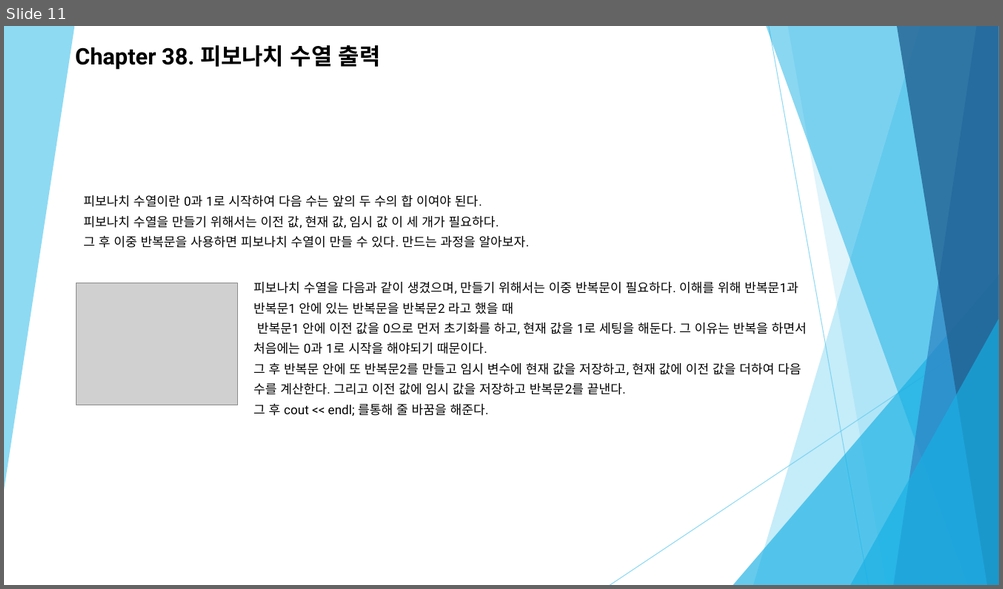
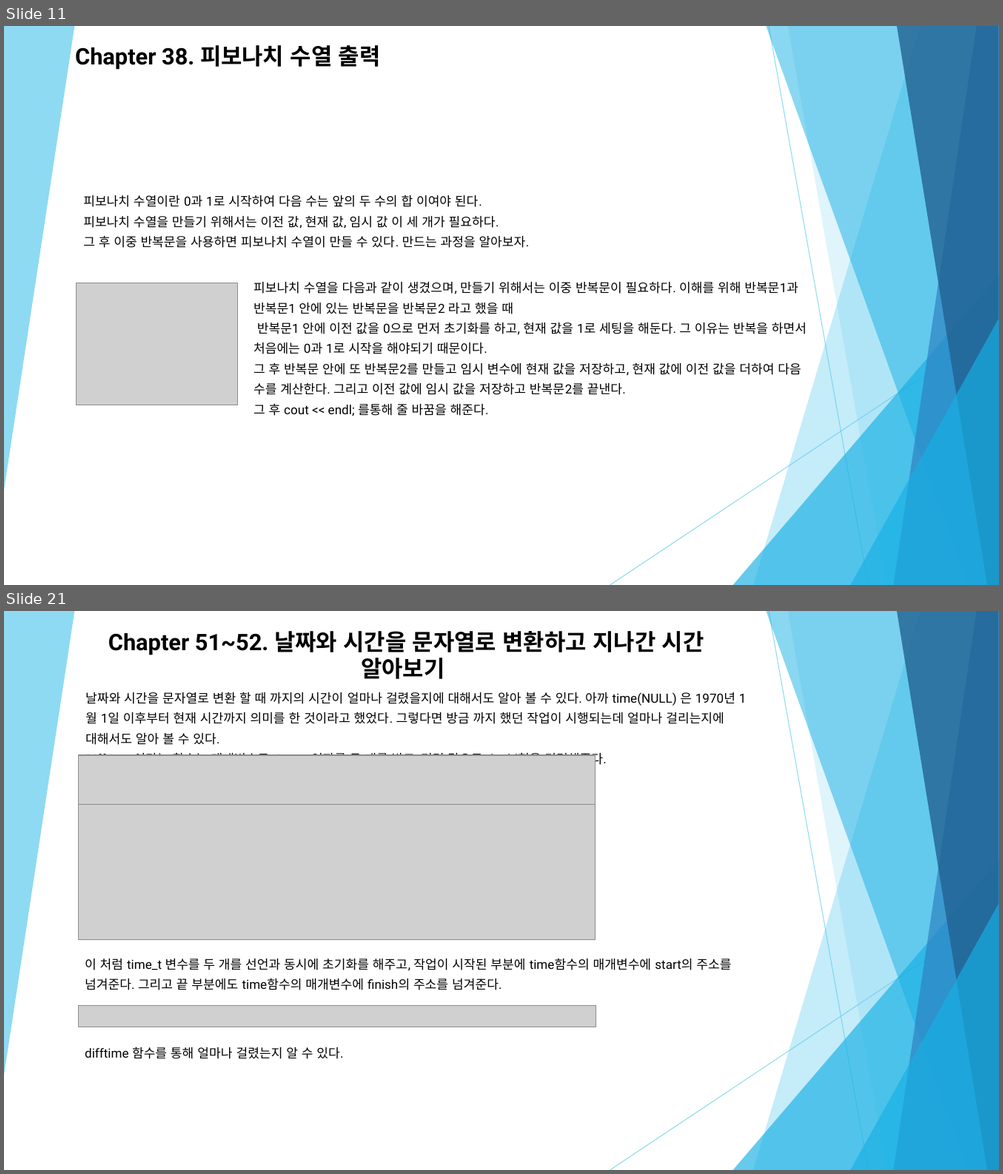
Before and after one commit to Zoselro/C-200, a slide deck: 세미나 자료/C++ 세미나 두 번째(1).pptx. Shown one above the other, each under a label of ours: slide 11 before the commit, slides 11 and 21 after it; the slides between them are not shown. The pictures are 1003x589 and 1003x1174 pixels, drawn with LibreOffice and Linux fonts; fonts in the diff are those of the drawing; grey boxes stand for pictures. Boxes give left, top, right and bottom in pixels: in the first picture for what was removed or moved away, otherwise in the second. Text is boxed around its words. In the diff, an @@ line names an element or a change of style, - is before the commit and + after.

```diff
--- a/세미나 자료/C++ 세미나 두 번째(1).pptx
+++ b/세미나 자료/C++ 세미나 두 번째(1).pptx
@@ slide 21 added at (4,611,999,1170), background #FFFFFF; not listed: 10 template elements that a slide beside it also shows @@
@@ text added at (108,631,704,679), 22 pt, text #000000, bold @@
+Chapter 51~52. 날짜와 시간을 문자열로 변환하고 지나간 시간 알아보기
@@ text added at (85,692,735,756), 12.2 pt, text #000000 @@
+날짜와 시간을 문자열로 변환 할 때 까지의 시간이 얼마나 걸렸을지에 대해서도 알아 볼 수 있다. 아까 time(NULL) 은 1970년 1월 1일 이후부터 현재 시간까지 의미를 한 것이라고 했었다. 그렇다면 방금 까지 했던 작업이 시행되는데 얼마나 걸리는지에 대해서도 알아 볼 수 있다.
+Difftime 이라는 함수는 매개변수로 time_t 인자를 두 개를 받고, 리턴 값으로 doubl형을 리턴해준다.
@@ picture added at (79,755,596,804) @@
@@ picture added at (79,804,596,940) @@
@@ text added at (85,958,731,991), 12.2 pt, text #000000 @@
+이 처럼 time_t 변수를 두 개를 선언과 동시에 초기화를 해주고, 작업이 시작된 부분에 time함수의 매개변수에 start의 주소를 넘겨준다. 그리고 끝 부분에도 time함수의 매개변수에 finish의 주소를 넘겨준다.
@@ picture added at (79,1006,597,1028) @@
@@ text added at (85,1047,343,1059), 12.2 pt, text #000000 @@
+difftime 함수를 통해 얼마나 걸렸는지 알 수 있다.
```
Also in this commit, not shown: 1 slide changed, 24 other slides added.
